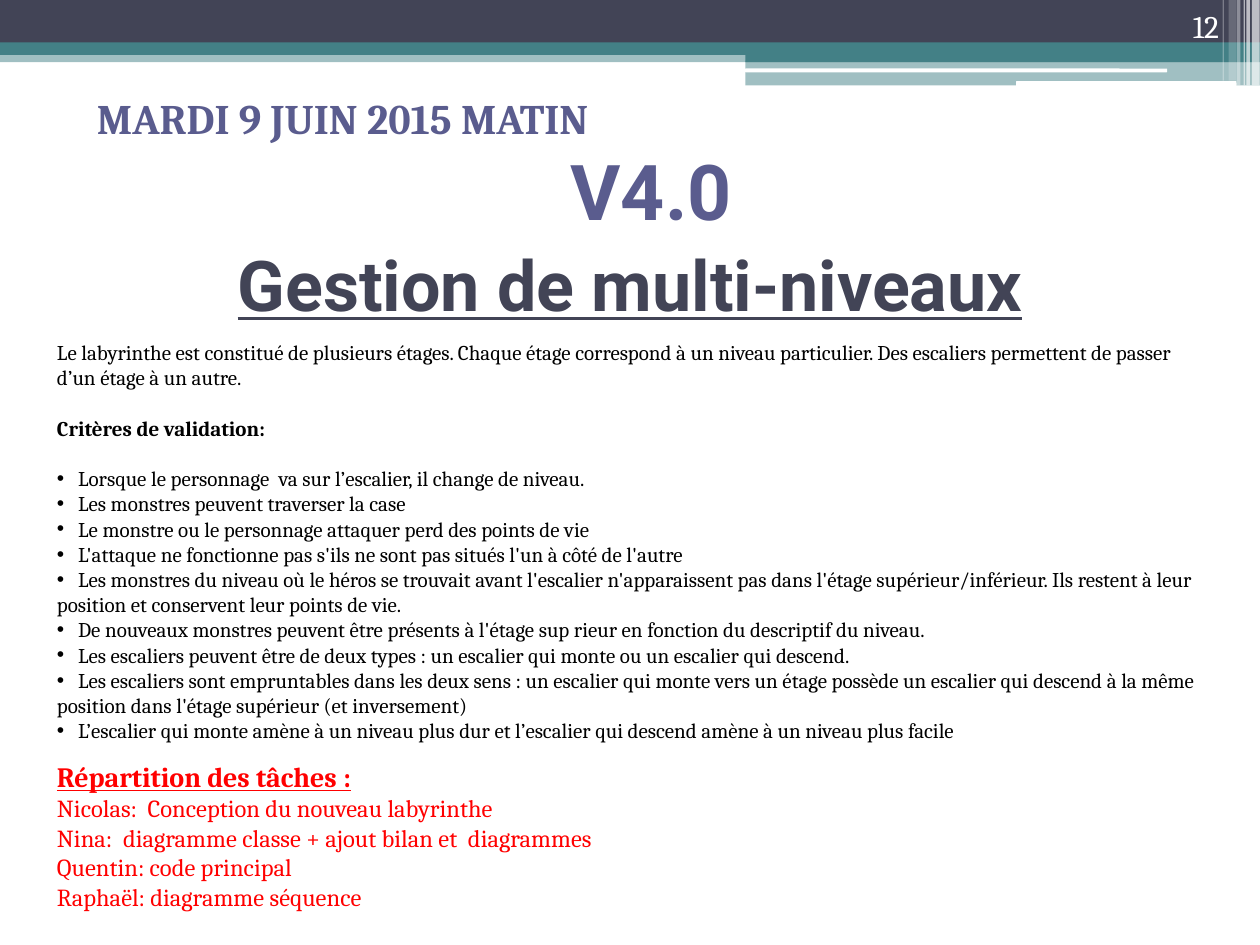
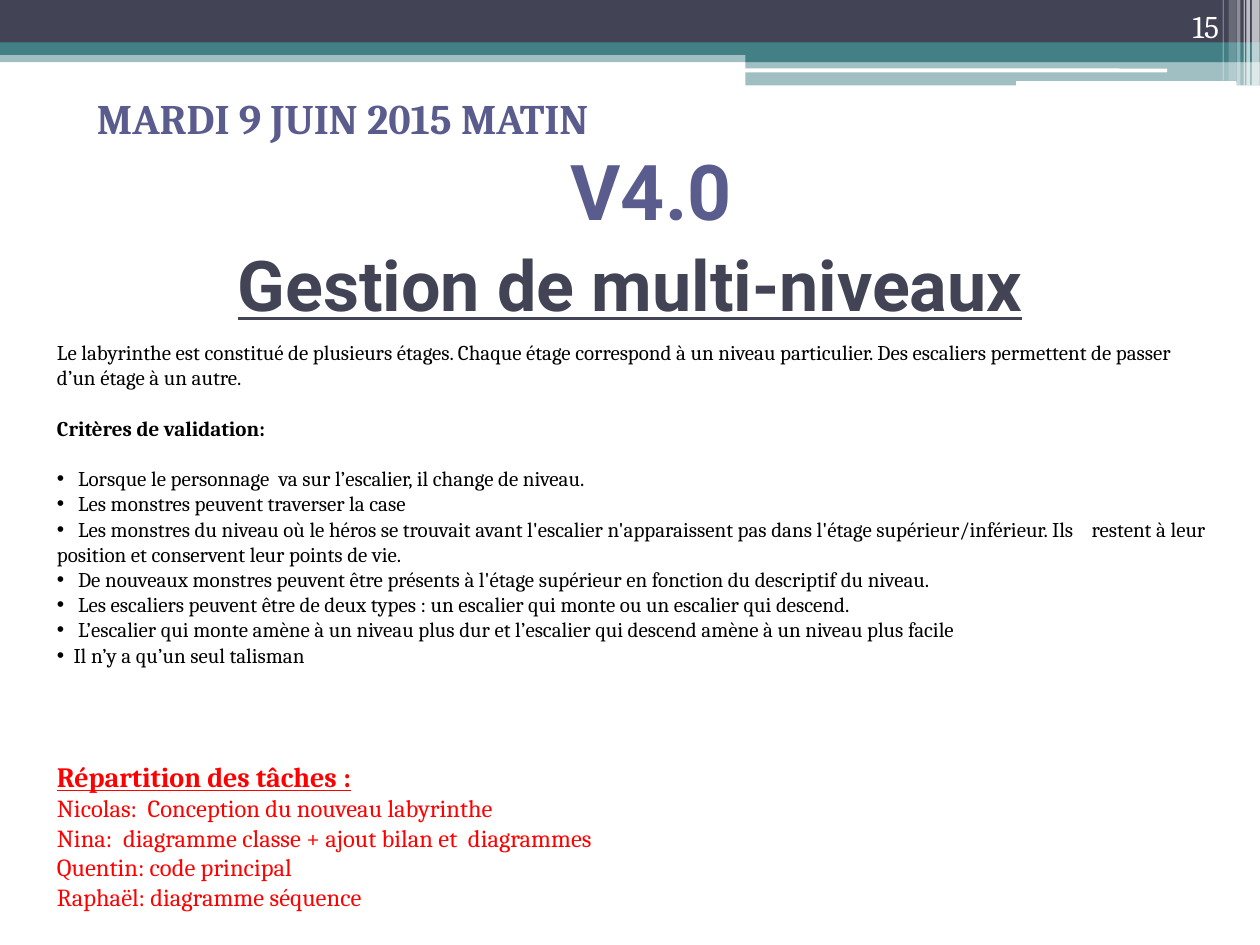
Before and after one commit to nlamblin/zeldiablo, a slide deck: slide 15 of Document/Projet Zeldiablo final.pptx (slide 12 before the commit). Drawn at 1260x945 pixels with LibreOffice and Linux fonts; fonts in the diff are those of the drawing. Boxes give left, top, right and bottom in pixels: in the first picture for what was removed or moved away, otherwise in the second. Text is boxed around its words. In the diff, an @@ line names an element or a change of style, - is before the commit and + after.

```diff
--- a/Document/Projet Zeldiablo final.pptx
+++ b/Document/Projet Zeldiablo final.pptx
@@ page number at <box>1193,17,1219,45</box>: text changed @@
-12
+15
@@ text at <box>78,522,682,567</box>: paragraphs removed @@
-• Le monstre ou le personnage attaquer perd des points de vie
-• L'attaque ne fonctionne pas s'ils ne sont pas situés l'un à côté de l'autre
@@ text at <box>78,572,929,592</box>: text changed @@
-• De nouveaux monstres peuvent être présents à l'étage sup rieur en fonction du descriptif du niveau.
+• De nouveaux monstres peuvent être présents à l'étage supérieur en fonction du descriptif du niveau.
@@ text at <box>74,648,305,668</box>: paragraph added @@
+• Il n’y a qu’un seul talisman
@@ text at <box>57,673,1194,718</box>: paragraph removed @@
-• Les escaliers sont empruntables dans les deux sens : un escalier qui monte vers un étage possède un escalier qui descend à la même position dans l'étage supérieur (et inversement)
```
Also in this commit, not shown: 1 other slide changed, 5 slides added.
